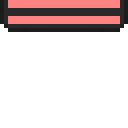
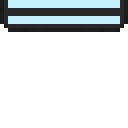
Layers edited between the first and the second 128px x 128px image:
painted on "MainTex" over [8, 0, 120, 24]
